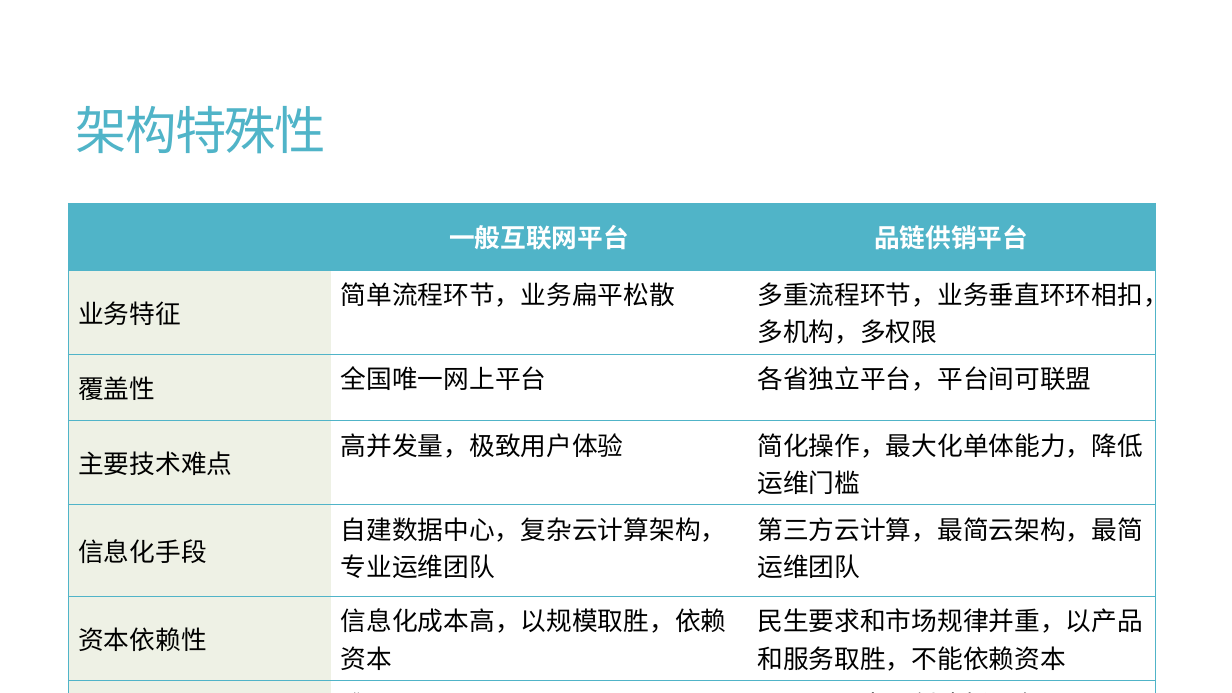
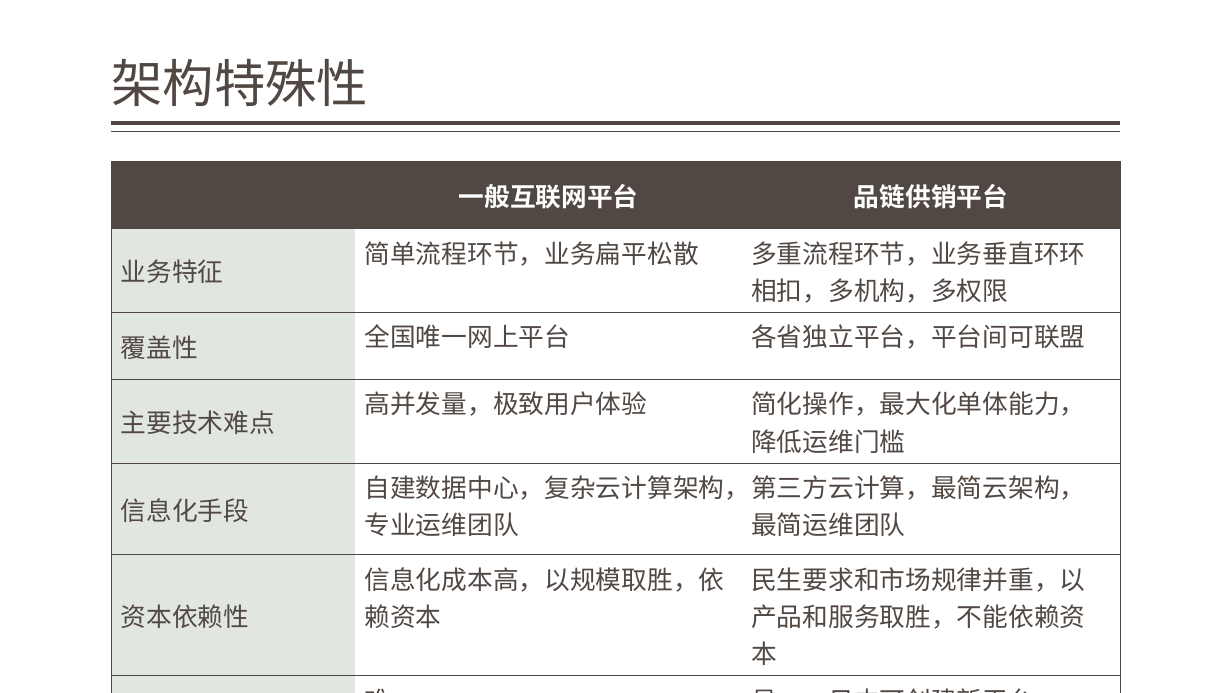
Before and after one commit to jzgi/chainsmart, a slide deck: slide 14 of Docs/品链供销平台.pptx. Drawn at 1232x693 pixels with LibreOffice and Linux fonts; fonts in the diff are those of the drawing. Boxes give left, top, right and bottom in pixels: in the first picture for what was removed or moved away, otherwise in the second. Text is boxed around its words. In the diff, an @@ line names an element or a change of style, - is before the commit and + after.

```diff
--- a/Docs/品链供销平台.pptx
+++ b/Docs/品链供销平台.pptx
@@ title "架构特殊性": place and size @@
-title "架构特殊性" at <box>76,106,326,154</box>
+title "架构特殊性" at <box>112,59,368,107</box>
@@ title "架构特殊性" at <box>112,59,368,107</box>: text colour #50B4C8 to #514843, letter spacing -1.2 to 0 pt; line spacing 0.85 to 0.9; vertical alignment middle to bottom @@
@@ line added from (1121, 123) to (112, 123), #514843 3 pt @@
@@ line added from (1121, 132) to (112, 132), #514843 1 pt @@
@@ table at <box>112,162,1121,669</box> @@
@@ fill #EEF1E5 to #E2E6E0 in 6 cells @@
@@ text colour #000000 to #514843 @@
@@ borders changed @@
@@ table: place and size @@
-table at <box>68,203,1155,693</box>
+table at <box>112,162,1121,669</box>
```
Also in this commit, not shown: 24 other slides changed, 2 slides added, 11 other files.
